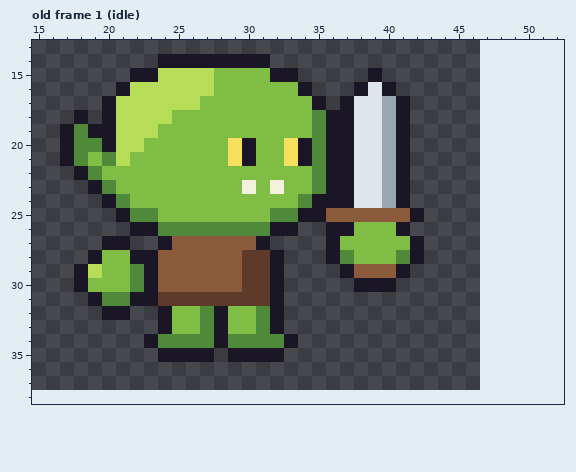
Pixel-art file, stored at art/goblin.aseprite. The picture above was drawn from the file before the commit.
32x32 pixels, 1 frame. Colours within 5 levels of each other are drawn and written as one. Shown: old frame 1 (idle): x 15..52, y 13..38. The old version is drawn lined up with the new one, on the new canvas. The commit also changed other frames, which this record leaves out.
New version:
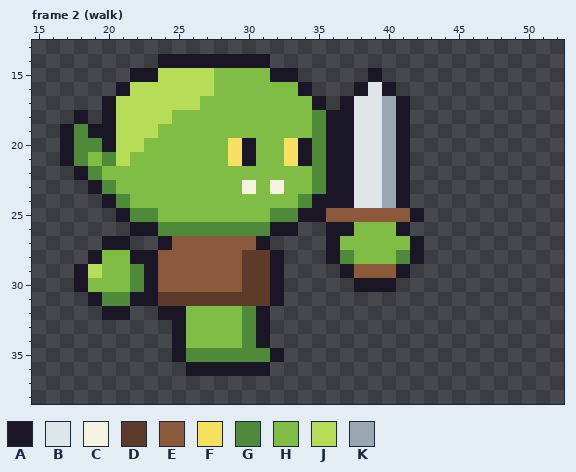
Palette (. is transparent): A #1b1626  B #dfe6ea  C #f4f1de  D #5e3a2a  E #8a5a3a  F #f6e05e  G #4f8a3a  H #80bd45  J #b6dc58  K #9aa7b3
A new or re-ordered frame is compared with the old frame closest to it.
The edit:
canvas 32x32 -> 56x40, the old top-left corner now at 15,6
frames 1 -> 9
Frame 2 (walk) is new; against old frame 1 (idle):
The edit adds colour A in row 36 at x 26 to 31.
Colour G gives way to colour A in rows 32 to 33 at x 31; in row 34 at x 25 and 31.
Colour H gives way to colour A in rows 32 to 33 at x 25.
The edit adds colour G in row 35 at x 28.
Colour A gives way to colour G in row 35 at x 26 to 27 and 29 to 31.
Colour H gives way to colour G in rows 32 to 33 at x 30.
Colour A gives way to colour H in rows 32 to 34 at x 28.
Colour G gives way to colour H in rows 32 to 33 at x 27; in row 34 at x 26 to 27 and 29.
The author cleared colour A in row 32 at x 32; in row 33 at x 24 and 32; in row 34 at x 23 and 33; in row 35 at x 24.
The author cleared colour G in row 34 at x 24 and 32.
